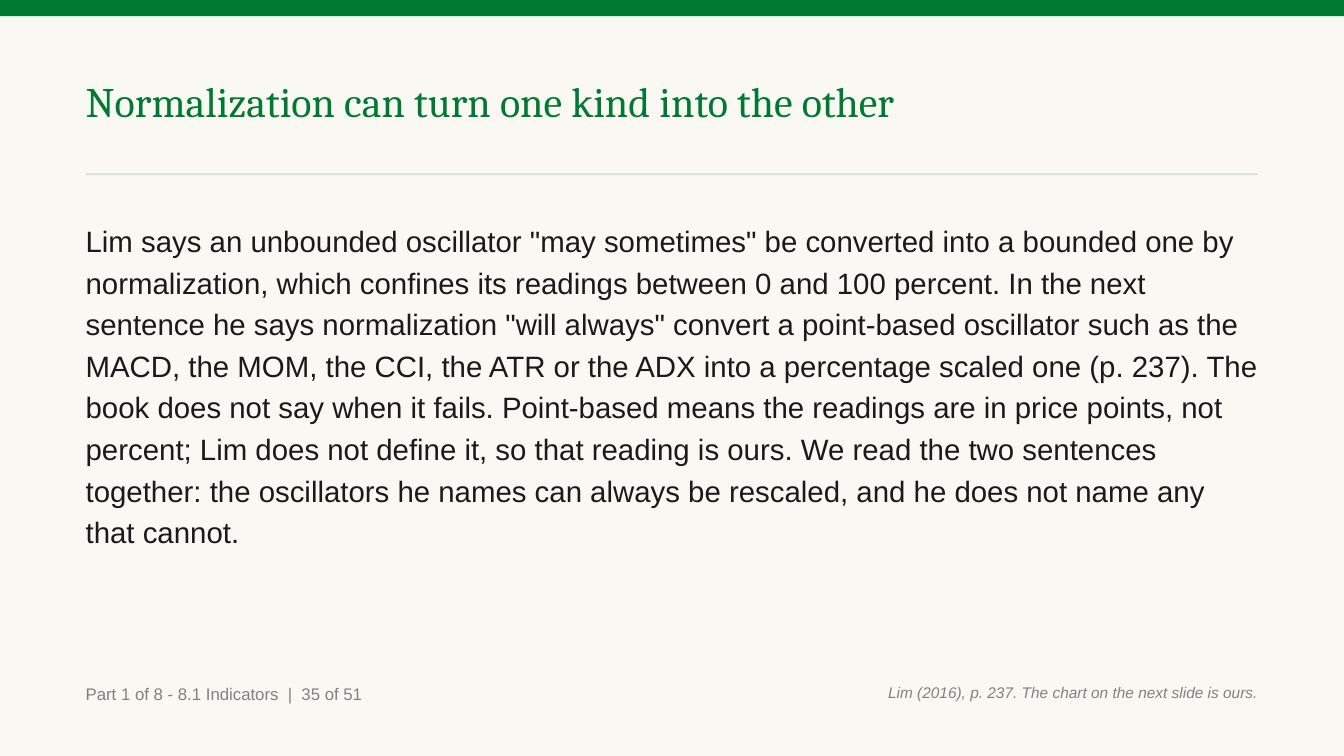
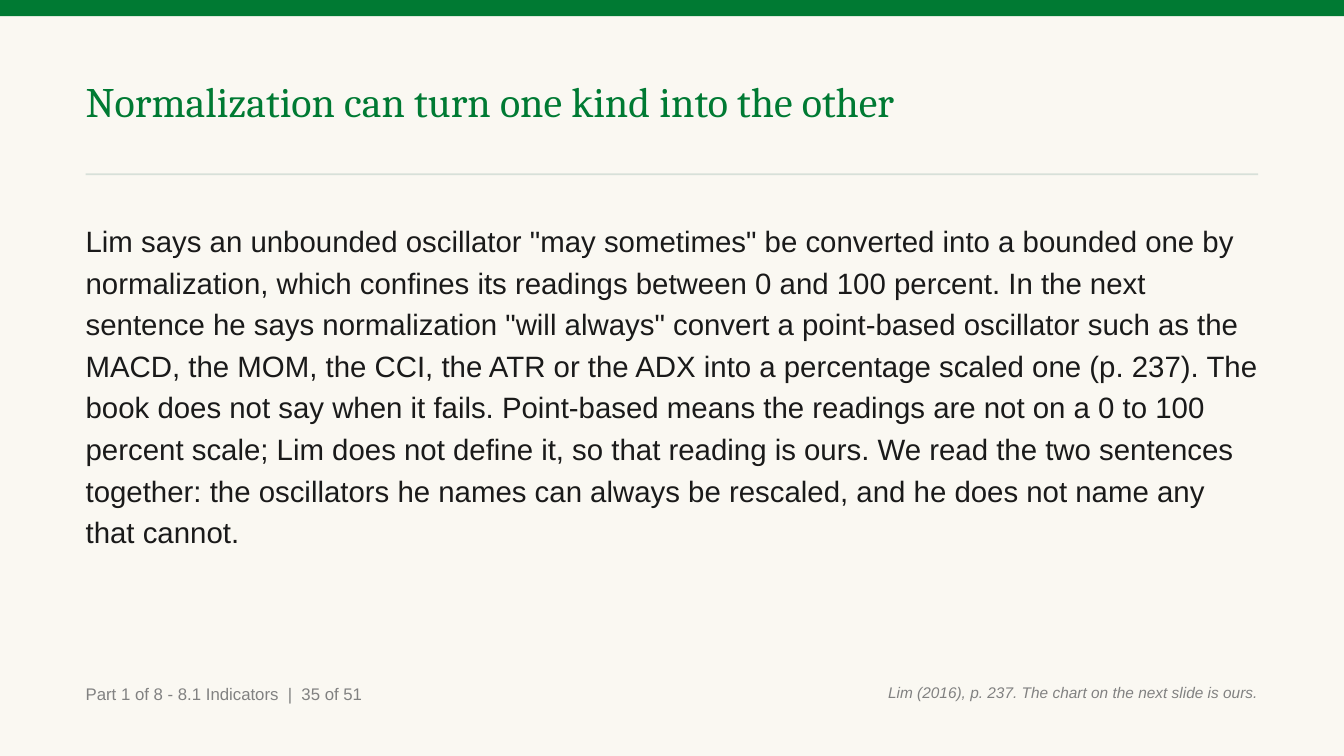
Before and after one commit to benjiesotelo-sudo/Telos_FIN1209, a slide deck: slide 41 of chapter-08/FIN1209-Chapter-08.pptx. Drawn at 1344x756 pixels with LibreOffice and Linux fonts; fonts in the diff are those of the drawing. Boxes give left, top, right and bottom in pixels: in the first picture for what was removed or moved away, otherwise in the second. Text is boxed around its words. In the diff, an @@ line names an element or a change of style, - is before the commit and + after.

Commit message:
Chapter 8 Part A read 2: machine checks for marks, badges, parts and chart data; both read-2 reports applied

```diff
--- a/chapter-08/FIN1209-Chapter-08.pptx
+++ b/chapter-08/FIN1209-Chapter-08.pptx
@@ text at (86, 230, 1258, 544): text changed @@
-Lim says an unbounded oscillator "may sometimes" be converted into a bounded one by normalization, which confines its readings between 0 and 100 percent. In the next sentence he says normalization "will always" convert a point-based oscillator such as the MACD, the MOM, the CCI, the ATR or the ADX into a percentage scaled one (p. 237). The book does not say when it fails. Point-based means the readings are in price points, not percent; Lim does not define it, so that reading is ours. We read the two sentences together: the oscillators he names can always be rescaled, and he does not name any that cannot.
+Lim says an unbounded oscillator "may sometimes" be converted into a bounded one by normalization, which confines its readings between 0 and 100 percent. In the next sentence he says normalization "will always" convert a point-based oscillator such as the MACD, the MOM, the CCI, the ATR or the ADX into a percentage scaled one (p. 237). The book does not say when it fails. Point-based means the readings are not on a 0 to 100 percent scale; Lim does not define it, so that reading is ours. We read the two sentences together: the oscillators he names can always be rescaled, and he does not name any that cannot.
```
Also in this commit, not shown: 40 other slides changed, 10 other files.
